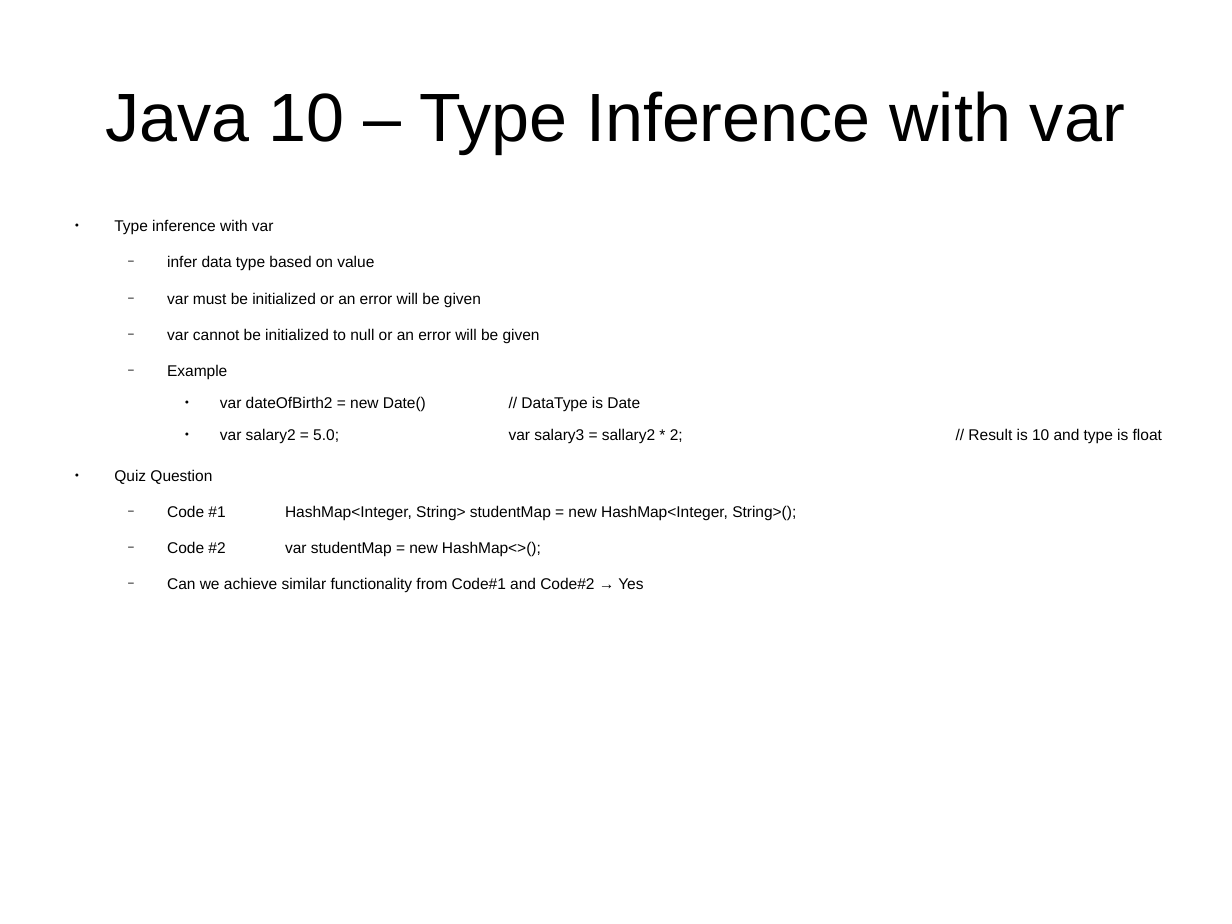
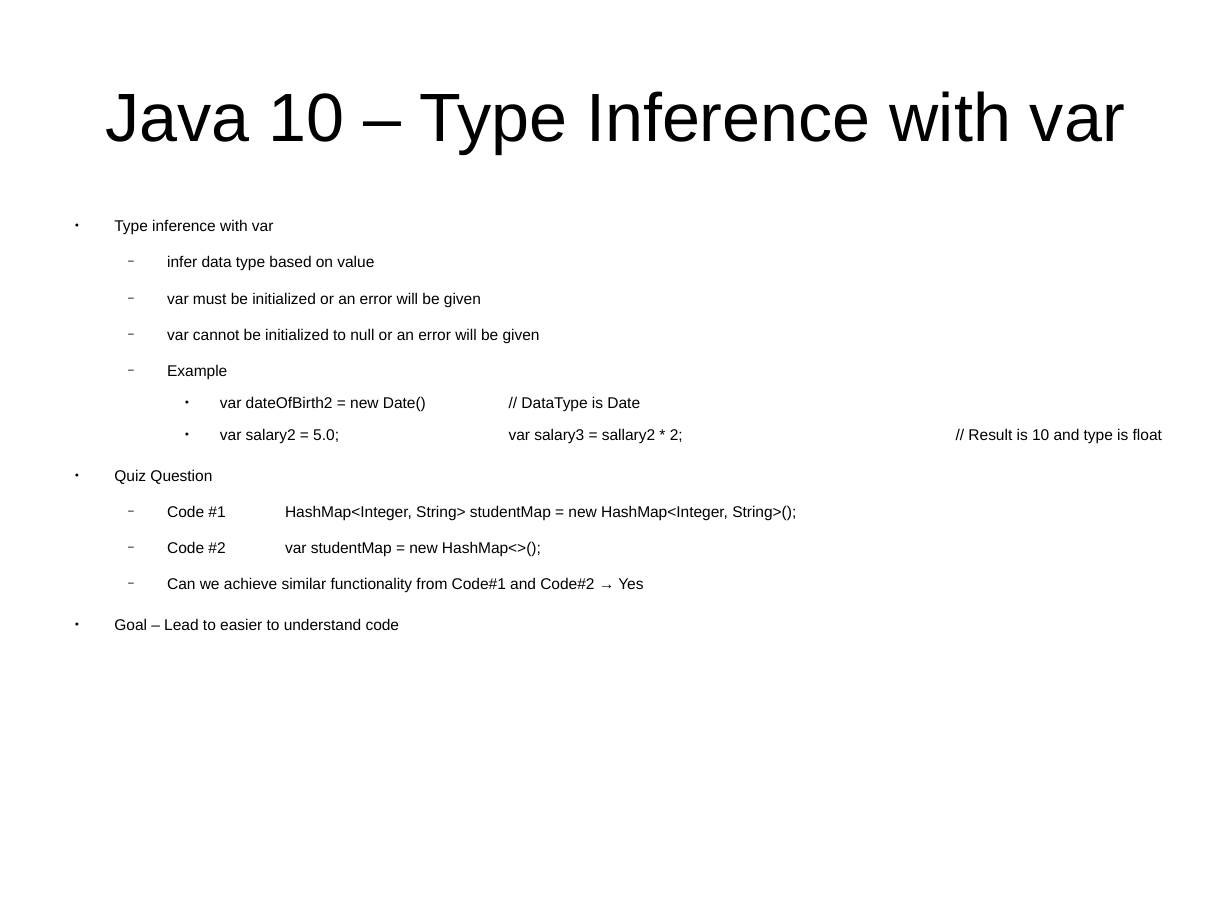
Before and after one commit to CharlesStockman/notesFromCourses, a slide deck: slide 7 of java/core/01_core.odp. Drawn at 1232x924 pixels with LibreOffice and Linux fonts; fonts in the diff are those of the drawing. Boxes give left, top, right and bottom in pixels: in the first picture for what was removed or moved away, otherwise in the second. Text is boxed around its words. In the diff, an @@ line names an element or a change of style, - is before the commit and + after.

```diff
--- a/java/core/01_core.odp
+++ b/java/core/01_core.odp
@@ text at <box>114,618,400,630</box>: paragraph added @@
+● Goal – Lead to easier to understand code
```
Also in this commit, not shown: 6 other slides changed, 6 slides added, 14 other files.
